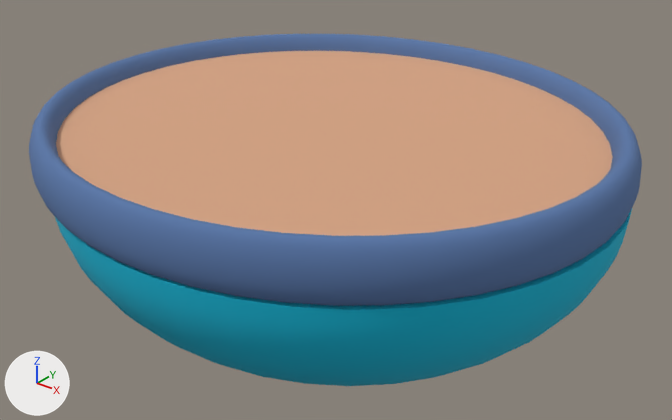
Before and after pictures for a commit that changed the glTF model src/assets/models/food/blue_bowl.glb.
Camera for both pictures: a 50 mm camera at (8.63, -14.63, 11.6) aimed at (-3.15, 0.09, 2.47). Every picture has the same lights, and +X, +Y and +Z are marked at lower left. Where no turn or scale is listed for an object, it has been applied to the vertices.
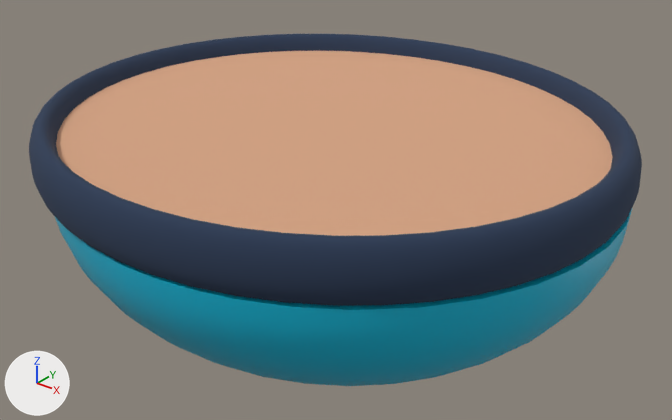
The newer file is also rescaled (x0.0148) as a whole; pictures and numbers use the older file's frame.

Location of each change, (x1, y1, x2, y2) in pixels of the pictures (672 x 420 px):
'Object_8', recoloured: (29, 34, 642, 306) in both

Edits to the bpy script that builds the scene:
```text
Change mat_color_1650274:
    mat_color_1650274.base_color: (0.098, 0.18, 0.384) -> (0.023, 0.0418, 0.0882)  # blue #5876a7 -> dark blue #2a3a54
```
